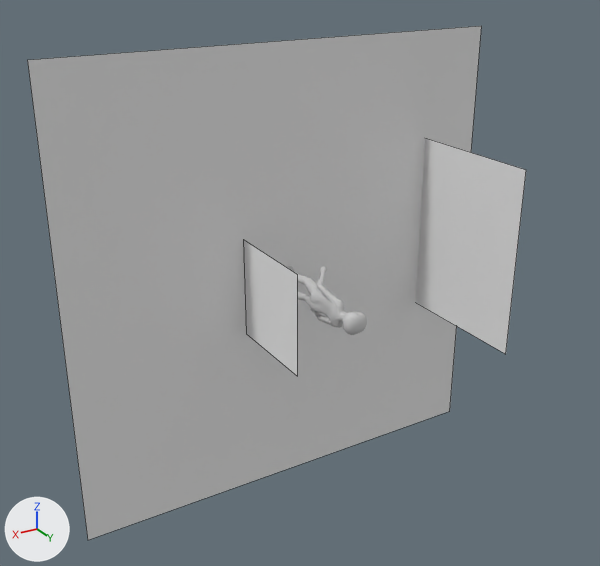
One commit to the Blender file blender/alien_mirror.blend: the scene before it, then after it.
Rendered twice from a 50 mm lens placed at (7.74, 13.33, 6.49), pointed at (0.37, 1.05, 0.35). The lights are fixed; the arrows at lower left show +X, +Y and +Z. Mesh edges are drawn as thin lines on the coarser meshes.

The scene before the commit, as lines of its bpy script (objects in view):
```python
me_cube = bpy.data.meshes.new('Cube')
me_cube.from_pydata([(-1.0, -1.0, -1.0), (-1.0, 1.0, -1.0), (-1.0, -1.0, 1.0), (-1.0, 1.0, 1.0)], [], [(0, 2, 3, 1)])
me_cube.materials.append(mat_matlargerwall)  # white #e7e7e7
me_cube_001 = bpy.data.meshes.new('Cube.001')
me_cube_001.from_pydata([(1.0, -1.0, 1.0), (1.0, 1.0, 1.0), (1.0, -1.0, -1.0), (1.0, 1.0, -1.0)], [], [(0, 2, 3, 1)])
me_cube_001.materials.append(mat_matsmallerwall)  # white #e7e7e7
me_meshbody = bpy.data.meshes.new('MeshBody')
me_meshbody.from_pydata(...)  # 2362 vertices, 4200 faces, 7 loose edges; spans x -0.102..0.102, y -0.276..0.275, z -0.067..0.066
me_meshbody.materials.append(mat_matbody)  # light grey #cbcbcb
ob_body = bpy.data.objects.new('Body', me_meshbody)
ob_body.location = (-0.04, 1.26, 0.0)
ob_body.rotation_euler = (0.0, -1.571, 0.0)  # degrees (0, -90, 0)
ob_body.scale = (4.62, 4.62, 4.62)
ob_cube = bpy.data.objects.new('Cube', me_cube)
ob_cube.location = (-1.42, 1.0, 0.55)
ob_cube.scale = (1.88, 1.88, 1.88)
ob_cube_001 = bpy.data.objects.new('Cube.001', me_cube_001)
ob_cube_001.location = (0.0, 1.0, 0.0)
# also in view: 'Plane' at (0.0, 0.0, 0.0)
```
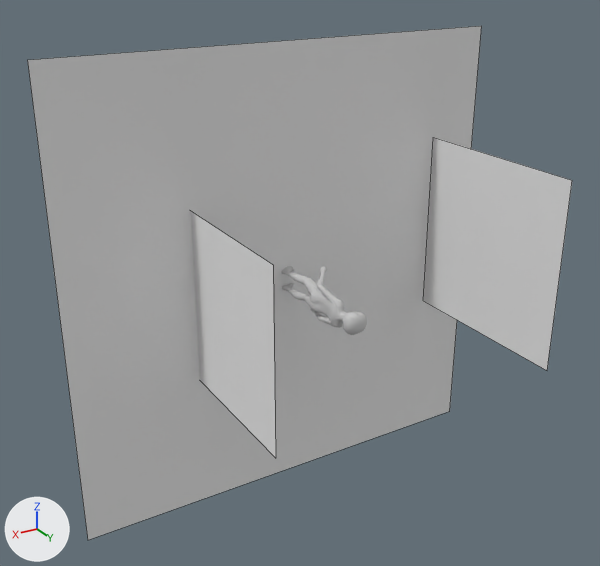
Where the newer file only moved an object's origin or applied its transform, the numbers keep the older frame.

Where the change shows, as pixel boxes [x1, y1, x2, y2] in the pictures (600 x 566 px):
```json
{"object": "Cube", "change": "moved", "before": [415, 138, 526, 354], "after": [423, 137, 572, 370]}
{"object": "Cube.001", "change": "reshaped", "before": [243, 240, 297, 376], "after": [191, 211, 276, 458]}
```

The change, as JSON lines over the scene's bpy script:
```json
{"block": "me_cube_001", "where": "me_cube_001.from_pydata(...)  # 4 vertices, 1 face; spans x 1.0, y -1.0..1.0, z -1.0..1.0"}
{"block": "me_cube_001", "where": "# used by ob_cube_001; location = (0.0, 1.0, 0.0)"}
{"block": "me_cube_001", "change": "me_cube_001 part 1"}
{"op": "set", "path": "me_cube_001.vertices[0].co", "old": "(1.0, -1.0, 1.0)", "new": "(2.05, -1.46, 1.76)", "note": "pixel (243, 239) -> not seen"}
{"op": "set", "path": "me_cube_001.vertices[1].co", "old": "(1.0, 1.0, 1.0)", "new": "(2.05, 2.05, 1.76)", "note": "pixel (297, 274) -> pixel (273, 264)"}
{"op": "set", "path": "me_cube_001.vertices[2].co", "old": "(1.0, -1.0, -1.0)", "new": "(2.05, -1.46, -1.76)", "note": "pixel (246, 333) -> not seen"}
{"op": "set", "path": "me_cube_001.vertices[3].co", "old": "(1.0, 1.0, -1.0)", "new": "(2.05, 2.06, -1.76)", "note": "pixel (297, 376) -> pixel (275, 458)"}
{"op": "set", "path": "ob_cube.location", "old": "(-1.42, 1.0, 0.55)", "new": "(-1.62, 1.9, 0.55)"}
```
